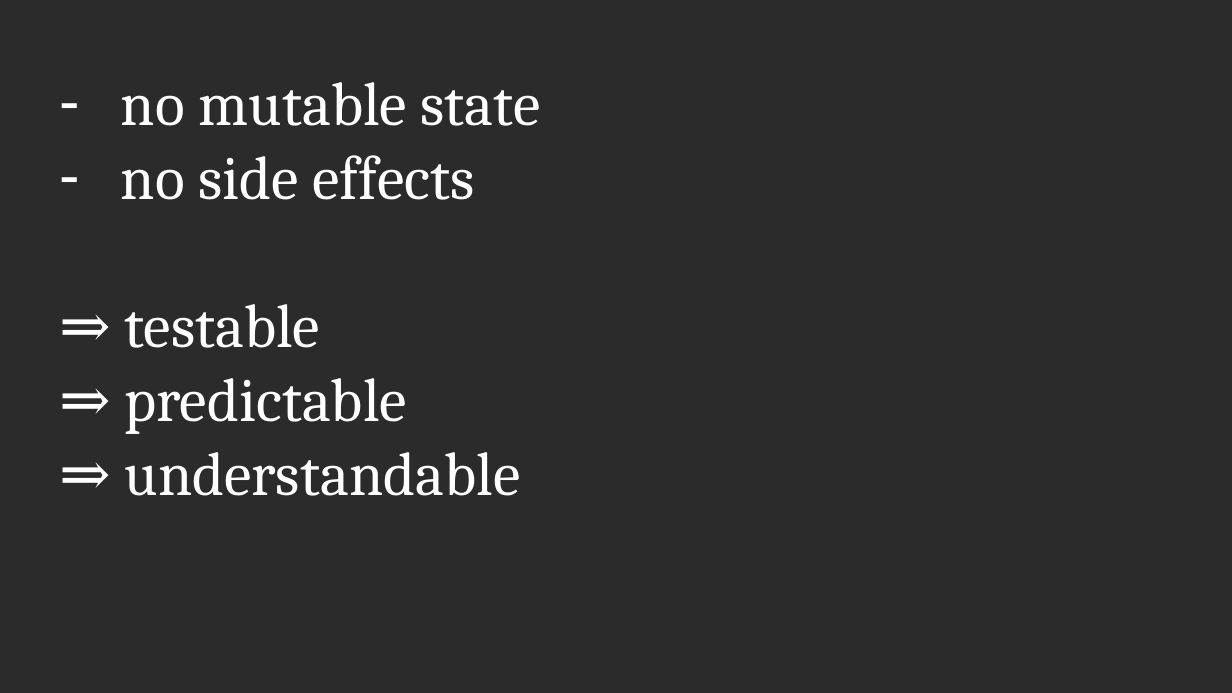
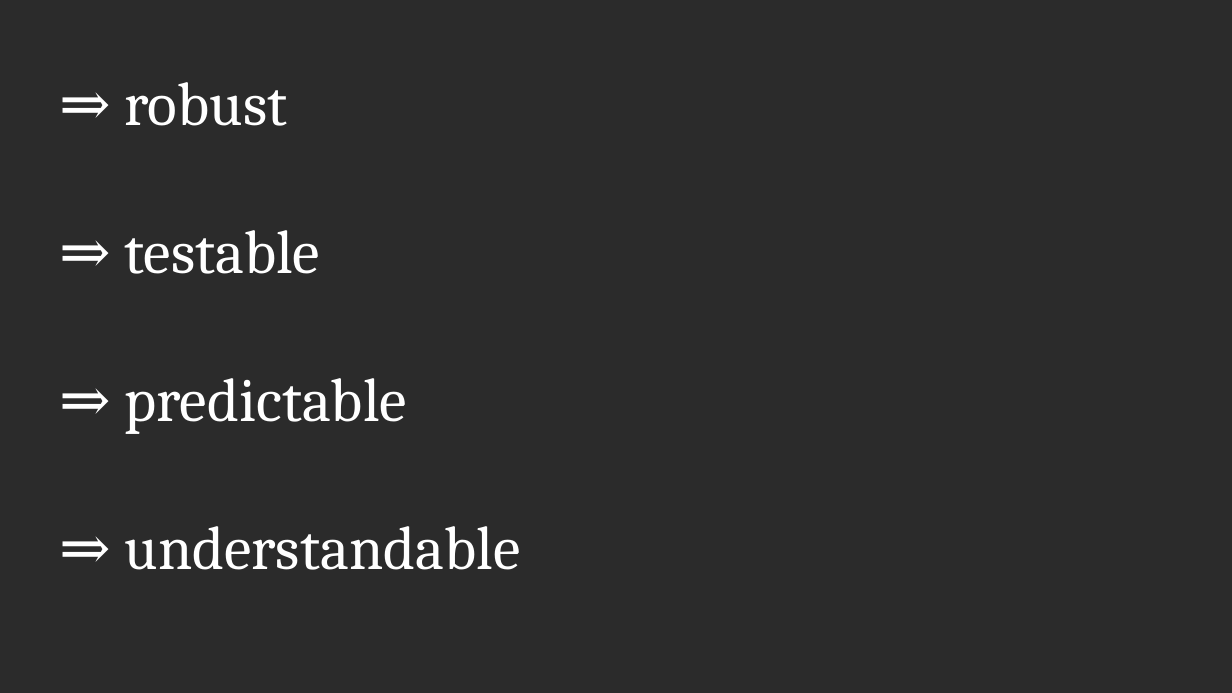
Before and after one commit to scameronde/elm-et2017, a slide deck: slide 69 of Elm.pptx (slide 60 before the commit). Drawn at 1232x693 pixels with LibreOffice and Linux fonts; fonts in the diff are those of the drawing; background and template pictures are left out; a plain dark background stands for a picture behind light text. Boxes give left, top, right and bottom in pixels: in the first picture for what was removed or moved away, otherwise in the second. Text is boxed around its words. In the diff, an @@ line names an element or a change of style, - is before the commit and + after.

```diff
--- a/Elm.pptx
+++ b/Elm.pptx
@@ text at [124, 82, 287, 126]: text changed @@
-– no mutable state
-– no side effects
+⇒ robust
```
Also in this commit, not shown: 25 other slides changed, 9 slides added, 2 slides removed.
